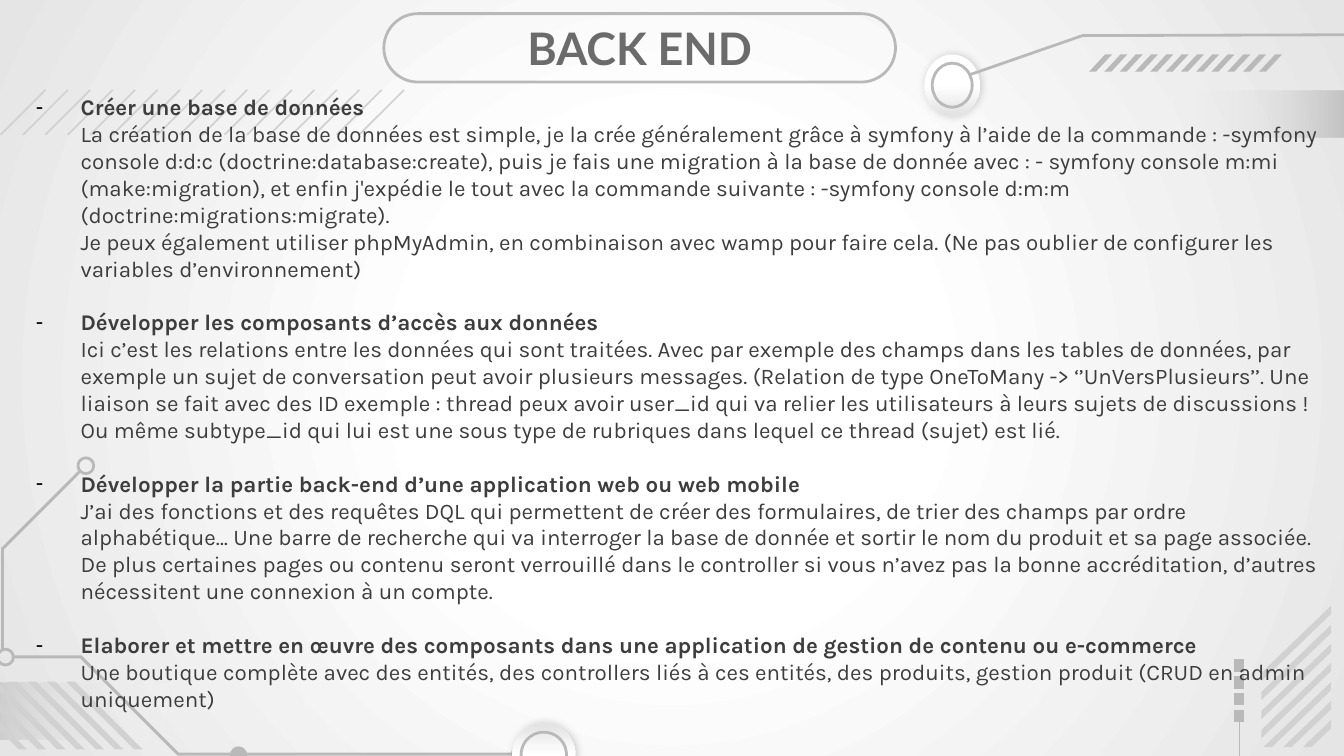
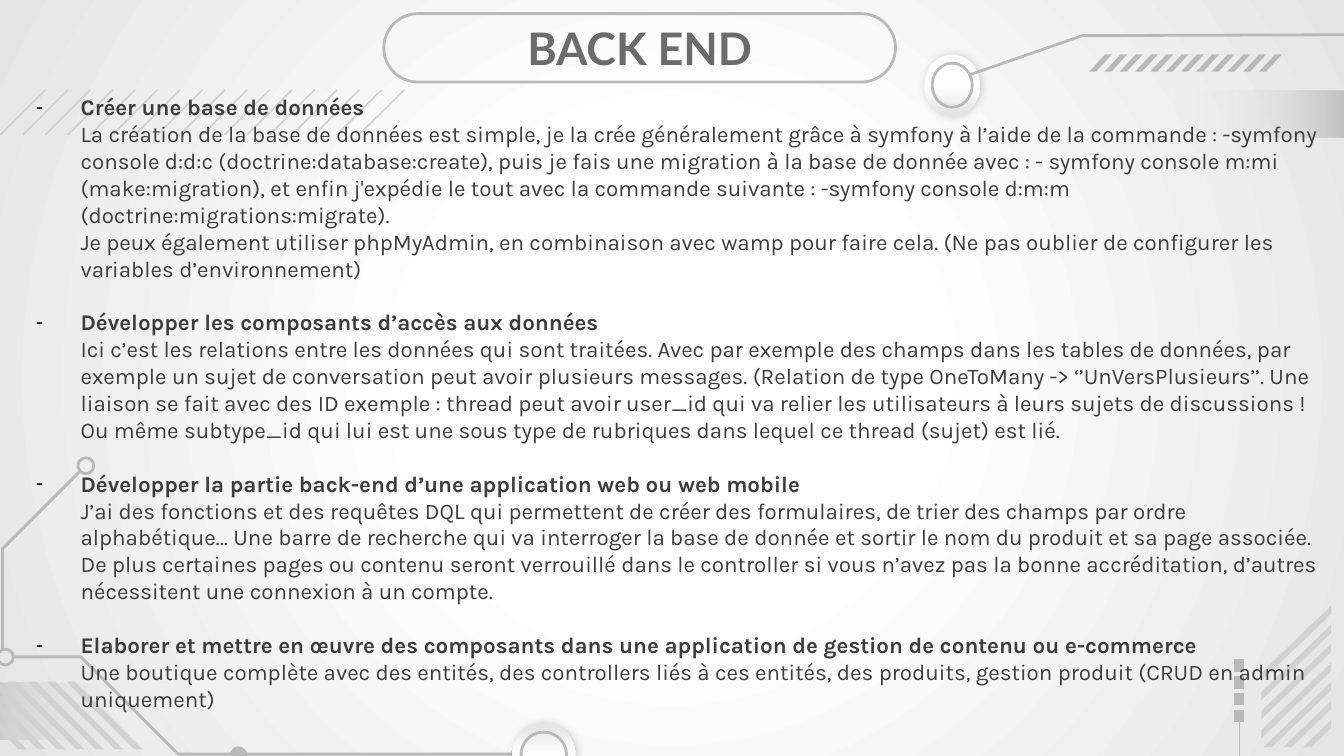
Before and after one commit to Ninewashburn/Business_case-Symfony-eShop-, a slide deck: slide 24 of capture_texte/fiche en cours de remplissage/Présentation soutenance Meynadier Renaud.pptx (slide 18 before the commit). Drawn at 1344x756 pixels with LibreOffice and Linux fonts; fonts in the diff are those of the drawing. Boxes give left, top, right and bottom in pixels: in the first picture for what was removed or moved away, otherwise in the second. Text is boxed around its words. In the diff, an @@ line names an element or a change of style, - is before the commit and + after.

```diff
--- a/capture_texte/fiche en cours de remplissage/Présentation soutenance Meynadier Renaud.pptx
+++ b/capture_texte/fiche en cours de remplissage/Présentation soutenance Meynadier Renaud.pptx
@@ text at (81,340,1309,444): text changed @@
-Ici c’est les relations entre les données qui sont traitées. Avec par exemple des champs dans les tables de données, par exemple un sujet de conversation peut avoir plusieurs messages. (Relation de type OneToMany -> ‘’UnVersPlusieurs’’. Une liaison se fait avec des ID exemple : thread peux avoir user_id qui va relier les utilisateurs à leurs sujets de discussions ! Ou même subtype_id qui lui est une sous type de rubriques dans lequel ce thread (sujet) est lié.
+Ici c’est les relations entre les données qui sont traitées. Avec par exemple des champs dans les tables de données, par exemple un sujet de conversation peut avoir plusieurs messages. (Relation de type OneToMany -> ‘’UnVersPlusieurs’’. Une liaison se fait avec des ID exemple : thread peut avoir user_id qui va relier les utilisateurs à leurs sujets de discussions ! Ou même subtype_id qui lui est une sous type de rubriques dans lequel ce thread (sujet) est lié.
```
Also in this commit, not shown: 23 other slides changed, 9 slides added, 1 slide removed, 1 other file.
